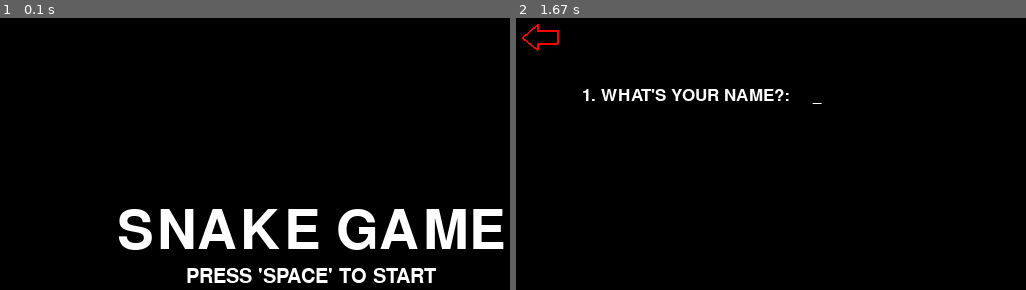
Above: before the commit, frames 1-2 (left to right).
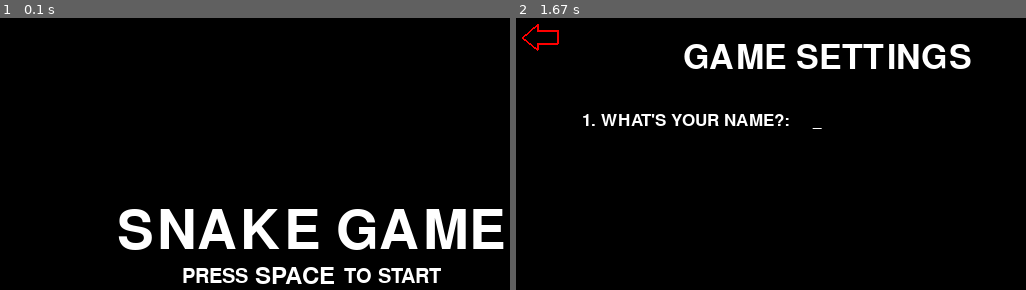
Above: after the commit, the same moments.

Repository: alexsavino/walmart_retro_snake
Game: pygame game, started from pygame_snake.py
Two runs of this game, one before a commit and one after it. Both use one fixed random seed, a clock stepped at 60 frames per second and the inputs below.
Inputs (mouse positions are in pixels of both pictures, inside the frame that each line leads up to):
- Up to frame 1 (0.1 s): no input
- Up to frame 2 (1.67 s): tap Space at 0.33, 1.07, 1.37, 1.62 s; click (832, 281) at 0.72 s; move the mouse to (628, 181) at 1.03 s

The runs differ from the first frame. In frame 1, 1.9% of the frame differs, in the area x 35-87%, y 91-98%; in frame 2, 4.5%, in the area x 13-90%, y 9-41%.

Commit message:
push!
changed some dynamics for title and option screens

Diff:
--- a/pygame_snake.py
+++ b/pygame_snake.py
@@ -10,9 +10,11 @@
 pyg.init()
 width, height = 640, 480
 screen = pyg.display.set_mode((width,height))
+gen_col = 'white'  # gen_option_sc_txt_color
+
 title_font = pyg.font.Font(None,80)
 subtitle_font = pyg.font.Font(None,30)
-
+SPACE_font = pyg.font.Font(None,35)
 
 
 # INITIALIZING SCREENS...
@@ -21,24 +23,69 @@
 game_screen = False
 final_screen = False
 PREVIOUS_PAGE = title_screen
-TEST_SCREEN = True
 
+
+# FUNCTIONS THAT RELATE THE SCREENS...
+def back_arrow():
+    global vertices
+    arrow_color = 'red'
+    x = 3
+    y = 5
+    dilation = 5
+    back_arrow_vertices = list(dilation * np.array([(x, y), (x + 3, y + 2.5), (x + 3, y + 1.25),
+                (x + 7, y + 1.25), (x + 7, y - 1.25), (x + 3, y - 1.25), (x + 3, y - 2.5)]))
+    vertices = pyg.draw.polygon(screen, arrow_color, back_arrow_vertices, width=2)
+    return back_arrow_vertices
+
+def is_inside_arrow(point,arrow_vertices):
+    x, y = point
+    n = len(arrow_vertices)
+    inside = False
+    p1x, p1y = arrow_vertices[0]
+    for i in range(n + 1):
+        p2x, p2y = arrow_vertices[i % n]
+        if y > min(p1y, p2y):
+            if y <= max(p1y, p2y):
+                if x <= max(p1x, p2x):
+                    if p1y != p2y:
+                        x_intersect = (y - p1y) * (p2x - p1x) / (p2y - p1y) + p1x
+                        if p1x == p2x or x <= x_intersect:
+                            inside = not inside
+        p1x, p1y = p2x, p2y
+    return inside
 
 # CREATING SCREEN CONDITIONS...
 # PRIMARY GAME LOOP...
 while True:
 #@@@@@@@@@@@@@@@@@@@@@@@@@@@@@@@@@@@@@@@@@@@@@@@@@@@@@@@@@@@@@@@@@@@@@@@@@@@@@
+    SPACE_visible = True
+    SPACE_timer, SPACE_interval = 0, 1000
+
     while title_screen:
         pyg.display.set_caption("Snake Game")
         screen.fill('black')
 
-        title = title_font.render("SNAKE GAME", True, 'white')
-        subtitle = subtitle_font.render("PRESS 'SPACE' TO START", True, 'white')
-        title_rect = title.get_rect(center=(width//2, height//2-20))
-        subtitle_rect = subtitle.get_rect(center=(width//2, height//2 + 25))
+        title_title = title_font.render("SNAKE GAME", True, gen_col)
+        subtitle = subtitle_font.render("PRESS                TO START", True, gen_col)
+        title_height = height//2-20
+        subtitle_height = height//2 + 25
+        title_rect = title_title.get_rect(center=(width//2, title_height))
+        subtitle_rect = subtitle.get_rect(center=(width//2, subtitle_height))
 
-        screen.blit(title, title_rect)
+        screen.blit(title_title, title_rect)
         screen.blit(subtitle, subtitle_rect)
+
+        # TO MAKE THE 'SPACE' BLINK...
+        SPACE_timer += 1
+        if SPACE_timer >= SPACE_interval:
+            SPACE_timer = 0
+            SPACE_visible = not SPACE_visible
+
+        if SPACE_visible:
+            SPACE_x = width//2-56
+            SPACE_surface = SPACE_font.render("SPACE", True, gen_col)
+            SPACE_rect = SPACE_surface.get_rect(topleft=(SPACE_x, subtitle_height-13))
+            screen.blit(SPACE_surface, SPACE_rect)
 
         for event in pyg.event.get():
             if (event.type==KEYDOWN) and (event.key==K_SPACE):
@@ -49,36 +96,6 @@
 
 
     #@@@@@@@@@@@@@@@@@@@@@@@@@@@@@@@@@@@@@@@@@@@@@@@@@@@@@@@@@@@@@@@@@@@@@@@@@@@@@
-    gen_col = 'white'  # gen_option_sc_txt_color
-
-    def back_arrow():
-        global vertices
-        arrow_color = 'red'
-        x = 3
-        y = 5
-        dilation = 5
-        back_arrow_vertices = list(dilation * np.array([(x, y), (x + 3, y + 2.5), (x + 3, y + 1.25),
-                    (x + 7, y + 1.25), (x + 7, y - 1.25), (x + 3, y - 1.25), (x + 3, y - 2.5)]))
-        vertices = pyg.draw.polygon(screen, arrow_color, back_arrow_vertices, width=2)
-        return back_arrow_vertices
-
-    def is_inside_arrow(point,arrow_vertices):
-        x, y = point
-        n = len(arrow_vertices)
-        inside = False
-        p1x, p1y = arrow_vertices[0]
-        for i in range(n + 1):
-            p2x, p2y = arrow_vertices[i % n]
-            if y > min(p1y, p2y):
-                if y <= max(p1y, p2y):
-                    if x <= max(p1x, p2x):
-                        if p1y != p2y:
-                            x_intersect = (y - p1y) * (p2x - p1x) / (p2y - p1y) + p1x
-                            if p1x == p2x or x <= x_intersect:
-                                inside = not inside
-            p1x, p1y = p2x, p2y
-        return inside
-
     cursor_visible = True
     cursor_timer, cursor_interval = 0, 600
 
@@ -89,32 +106,42 @@
 
     while option_screen:
         screen.fill('black')
-        pyg.display.set_caption("___'s Game Settings")
+        pyg.display.set_caption("Game Settings")
+
 
         # TO CREATE BACK-BUTTON!
         back_arrow_polygon = back_arrow()
+
+        # SCREEN TITLE...
+        option_title_font = pyg.font.Font(None,50)
+        option_title = option_title_font.render("GAME SETTINGS",True,gen_col)
+        option_title_rect = option_title.get_rect(center=(width//2,46))
+
+        screen.blit(option_title, option_title_rect)
+
 
         # TO RECORD THE USER'S NAME...
         for event in pyg.event.get():
             if event.type == KEYDOWN:
                 if event.key == K_BACKSPACE:
                     username = username[:-1]
+                # THIS COULD USE SOME CLEANING UP!!
                 elif event.key == K_RETURN:
                     username = username.rstrip()
                     pyg.display.set_caption("{}'s Game Settings".format(username))
+                # THIS COULD USE SOME CLEANING UP!!
                 elif event.unicode.isalpha() or event.unicode.isspace():
                     username += event.unicode
             elif (event.type == MOUSEBUTTONDOWN) and (event.button == 1):
                 mouse_pos = pyg.mouse.get_pos()
                 if is_inside_arrow(mouse_pos, back_arrow_polygon):
-                    # HERE HERE HERE HERE HERE
                     title_screen = True
                     option_screen = False
                     break
 
 
         # TO POSITION BOTH QUESTION / ANSWER...
-        q_top, q_left = 75, 75
+        q_top, q_left = 100, 75
         q_surface = q_font.render(name_question, True, gen_col)
         q_rect = q_surface.get_rect(topleft=(q_left, q_top))
         screen.blit(q_surface, q_rect)
@@ -123,6 +150,7 @@
         a_surface = a_font.render(username, True, gen_col)
         a_rect = a_surface.get_rect(topleft=(a_left, a_top))
         screen.blit(a_surface, a_rect)
+
 
         # TO MAKE THE CURSOR BLINK...
         cursor_timer += 1
@@ -136,6 +164,9 @@
             cursor_rect = cursor_surface.get_rect(topleft=(cursor_x, a_top))
             screen.blit(cursor_surface, cursor_rect)
 
+
+
+
         pyg.display.flip()
 
 # maybe i can make it so that when you do hit enter on your name quotes appear? maybe a color change? something to differentiate
